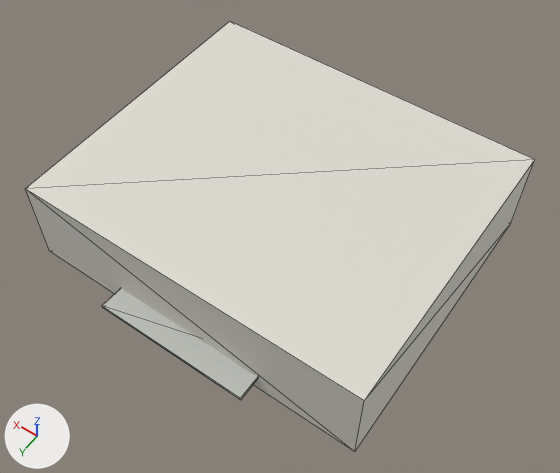
One commit to the glTF model web/public/models/overview/5.glb: the scene before it, then after it.
Camera for both pictures: a camera (50 mm lens) standing at (-38.5, 54.8, 87.6) and looking at (-1.7, 3.2, 6.6). Lighting does not change. The marker at lower left points along +X, +Y and +Z. The picture after the commit comes second. Mesh edges are drawn as thin lines.

Names of what the first picture shows: '北区食堂 路 North 5 canopy', '北区食堂 路 North 5 wall'.
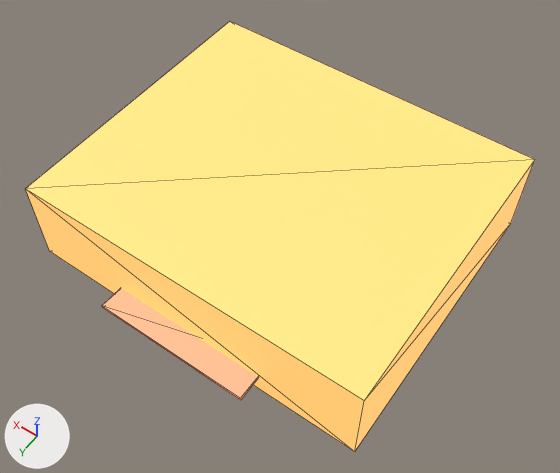
Location of each change, [x1, y1, x2, y2] in pixels of the pictures (560 x 473 px):
'北区食堂 路 North 5 wall', recoloured, surface changed: [26, 22, 535, 452] in both
'北区食堂 路 North 5 canopy', recoloured, surface changed: [102, 288, 258, 400] in both

Edits to the bpy script that builds the scene:
```text
Change mat_north_5_wall:
    mat_north_5_wall.base_color: (0.74, 0.72, 0.65) -> (0.98, 0.42, 0.12)  # light grey #dfddd3 -> orange #fdad61
    add mat_north_5_wall.emission_strength = 1.0
    add mat_north_5_wall.emission_color = (0.98, 0.42, 0.12)  # orange #fdad61
Change mat_north_5_canopy:
    mat_north_5_canopy.base_color: (0.52, 0.54, 0.5) -> (0.85, 0.25, 0.15)  # light grey #bfc2bc -> orange #ed896c
    add mat_north_5_canopy.emission_strength = 1.0
```
